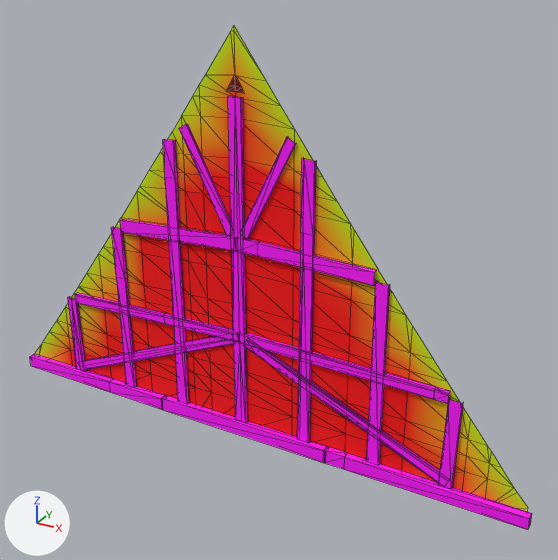
The glTF model godot/art/world/house/gable8_p.glb, before and after one commit.
Both versions are drawn from a 50 mm camera at (4.95, -7.93, 6.46) aimed at (0.55, 0.07, 2.46). Arrows for +X, +Y and +Z are at lower left; the lights stay in place. The older version comes first. Mesh edges are drawn as thin lines. Vertices at exactly the same position are counted once.

The first picture shows 'gable8_p'.
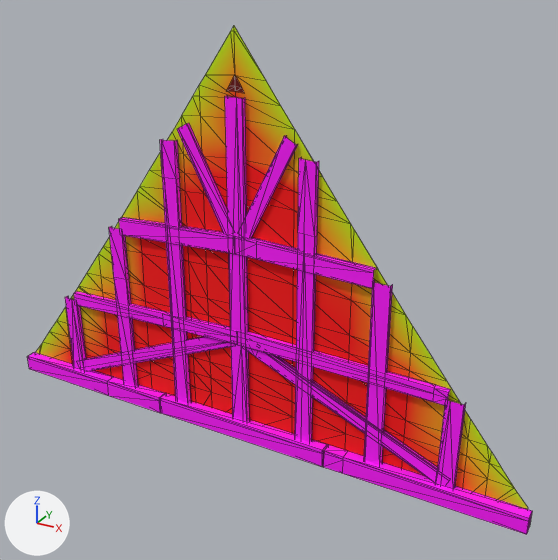
What the commit changed:
me_gable8_p is used by ob_gable8_p; location (0.0, 0.0, 0.0).
me_gable8_p had 388 vertices, 480 faces and spanned x -4.04..4.05, y -0.11..0.0, z -0.01..5.56.
me_gable8_p now has 410 vertices, 504 faces and spans x -4.04..4.05, y -0.15..0.0, z -0.04..5.56.
me_gable8_p part 1: the loose piece of 12 vertices spanning x -2.08..-1.9, y -0.05..0.0, z 0.18..2.77 is scaled about its middle by (1.35, 1.4, 1), then moved by (0.0, -0.01, 0.0).
me_gable8_p part 2: the loose piece of 16 vertices spanning x 1.34..4.05, y -0.11..0.0, z 0.0..0.19 is rebuilt with 21 vertices and now spans x 1.34..4.05, y -0.15..0.0, z -0.04..0.23.
me_gable8_p part 3: the loose piece of 15 vertices spanning x -0.01..2.93, y -0.06..0.0, z 1.4..1.61 is rebuilt with 15 vertices and now spans x -0.01..2.93, y -0.08..0.0, z 1.37..1.64.
me_gable8_p part 4: the loose piece of 15 vertices spanning x 0.9..1.09, y -0.05..0.0, z 0.19..4.13 is rebuilt with 15 vertices and now spans x 0.87..1.12, y -0.07..0.0, z 0.19..4.13.
me_gable8_p part 5: the loose piece of 15 vertices spanning x -0.1..0.1, y -0.05..0.0, z 0.19..4.76 is rebuilt with 15 vertices and now spans x -0.13..0.14, y -0.07..0.0, z 0.19..4.76.
me_gable8_p part 6: the loose piece of 15 vertices spanning x -2.92..0.0, y -0.06..0.0, z 1.4..1.61 is rebuilt with 15 vertices and now spans x -2.92..0.0, y -0.08..0.0, z 1.37..1.64.
me_gable8_p part 7: the loose piece of 12 vertices spanning x -1.09..-0.91, y -0.05..0.0, z 0.19..4.13 is rebuilt with 15 vertices and now spans x -1.12..-0.88, y -0.07..0.0, z 0.19..4.13.
me_gable8_p part 8: the loose piece of 12 vertices spanning x -0.01..1.91, y -0.06..0.0, z 2.72..2.97 is rebuilt with 15 vertices and now spans x -0.01..1.91, y -0.09..0.0, z 2.69..3.01.
me_gable8_p part 9: the loose piece of 12 vertices spanning x -1.36..1.36, y -0.11..0.0, z -0.01..0.19 is rebuilt with 14 vertices and now spans x -1.36..1.36, y -0.15..0.0, z -0.04..0.23.
me_gable8_p part 10: the loose piece of 10 vertices spanning x -3.09..-2.91, y -0.05..0.0, z 0.18..1.45 is rebuilt with 10 vertices and now spans x -3.12..-2.88, y -0.07..0.0, z 0.18..1.45.
me_gable8_p part 11: the loose piece of 10 vertices spanning x -3.04..-0.06, y -0.04..0.0, z 0.18..1.56 is rebuilt with 10 vertices and now spans x -3.05..-0.05, y -0.05..0.0, z 0.15..1.58.
me_gable8_p part 12: the loose piece of 10 vertices spanning x 2.9..3.09, y -0.05..0.0, z 0.18..1.45 is rebuilt with 10 vertices and now spans x 2.87..3.12, y -0.07..0.0, z 0.18..1.45.
me_gable8_p part 13: the loose piece of 8 vertices spanning x -1.9..0.0, y -0.06..0.0, z 2.72..2.97 is rebuilt with 10 vertices and now spans x -1.9..0.0, y -0.09..0.0, z 2.69..3.01.
me_gable8_p part 14: the loose piece of 8 vertices spanning x 1.91..2.1, y -0.05..0.0, z 0.18..2.77 is rebuilt with 10 vertices and now spans x 1.88..2.13, y -0.07..0.0, z 0.18..2.77.
me_gable8_p part 15: the loose piece of 8 vertices spanning x 0.04..0.83, y -0.04..0.0, z 2.97..4.36 is rebuilt with 8 vertices and now spans x 0.02..0.85, y -0.05..0.0, z 2.96..4.37.
me_gable8_p part 16: 1 vertex moved from x -0.04, y 0.0, z 3.03 to x 0.12, y -0.05, z 1.55; 28 vertices removed from x -0.83..3.04, y -0.04..0.0, z 0.18..4.36; 30 vertices added at x -0.85..3.05, y -0.05..0.0, z 0.15..4.37.
me_gable8_p part 17: 1 vertex moved from x -2.35, y -0.11, z 0.19 to x -2.35, y -0.15, z 0.18; 15 vertices removed from x -4.04..-1.35, y -0.11..0.0, z -0.01..0.19; 18 vertices added at x -4.04..-1.35, y -0.15..0.0, z -0.04..0.22.

Boxes (x1, y1, x2, y2) around the edits, measured in the pictures (558 x 560 px; the box of a moved part takes in the faces that stretch with it):
'gable8_p', reshaped
    before: (30, 26, 532, 530)
    after: (27, 26, 532, 534)
part 1 of me_gable8_p, moved or reshaped
    before: (111, 226, 137, 387)
    after: (109, 226, 138, 386)
part 2 of me_gable8_p, rebuilt (8% taller)
    before: (324, 447, 532, 530)
    after: (322, 444, 532, 534)
part 3 of me_gable8_p, rebuilt (7% taller)
    before: (238, 333, 450, 403)
    after: (237, 331, 451, 406)
part 4 of me_gable8_p, rebuilt (19% wider)
    before: (297, 158, 317, 443)
    after: (295, 157, 319, 442)
part 5 of me_gable8_p, rebuilt (24% wider)
    before: (228, 96, 248, 423)
    after: (225, 95, 250, 422)
part 6 of me_gable8_p, rebuilt (10% taller)
    before: (75, 293, 239, 342)
    after: (74, 291, 238, 345)
part 7 of me_gable8_p, rebuilt (19% wider)
    before: (163, 139, 189, 404)
    after: (160, 139, 191, 403)
part 8 of me_gable8_p, rebuilt (10% taller)
    before: (235, 238, 376, 286)
    after: (235, 236, 376, 289)
part 9 of me_gable8_p, rebuilt (7% taller)
    before: (162, 395, 327, 463)
    after: (159, 393, 327, 466)
part 10 of me_gable8_p, rebuilt
    before: (67, 296, 86, 371)
    after: (65, 296, 86, 371)
part 11 of me_gable8_p, rebuilt
    before: (84, 336, 233, 370)
    after: (84, 336, 231, 371)
part 12 of me_gable8_p, rebuilt (19% wider)
    before: (438, 400, 463, 489)
    after: (436, 401, 466, 489)
part 13 of me_gable8_p, rebuilt (15% taller)
    before: (120, 219, 236, 251)
    after: (119, 217, 235, 254)
part 14 of me_gable8_p, rebuilt (20% wider)
    before: (366, 281, 390, 465)
    after: (364, 281, 393, 465)
part 15 of me_gable8_p, rebuilt
    before: (243, 136, 297, 240)
    after: (245, 135, 298, 239)
part 16 of me_gable8_p, moved or reshaped
    before: (179, 124, 440, 483)
    after: (177, 123, 438, 482)
part 17 of me_gable8_p, moved or reshaped
    before: (30, 354, 166, 410)
    after: (27, 352, 166, 413)
